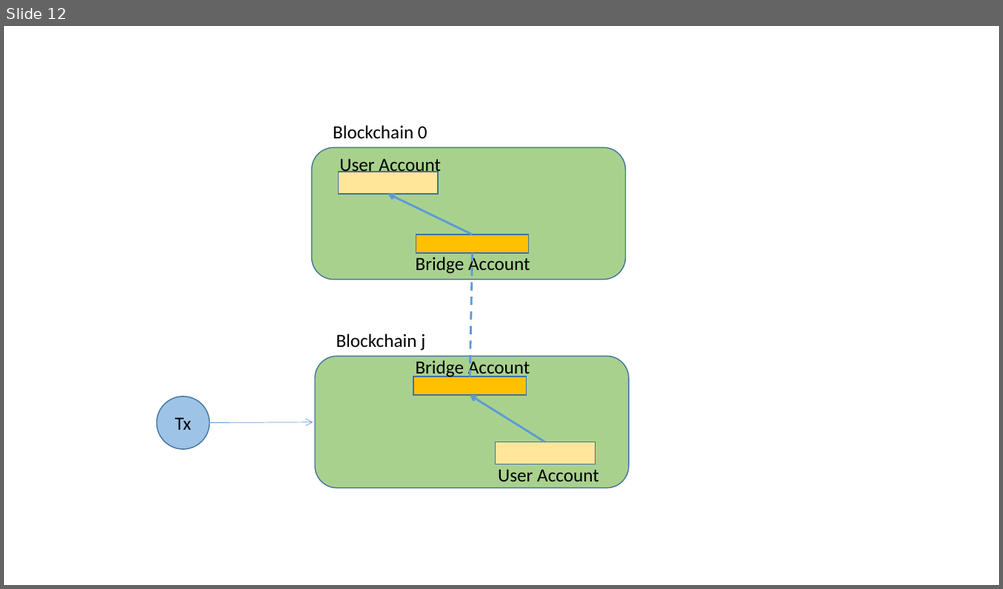
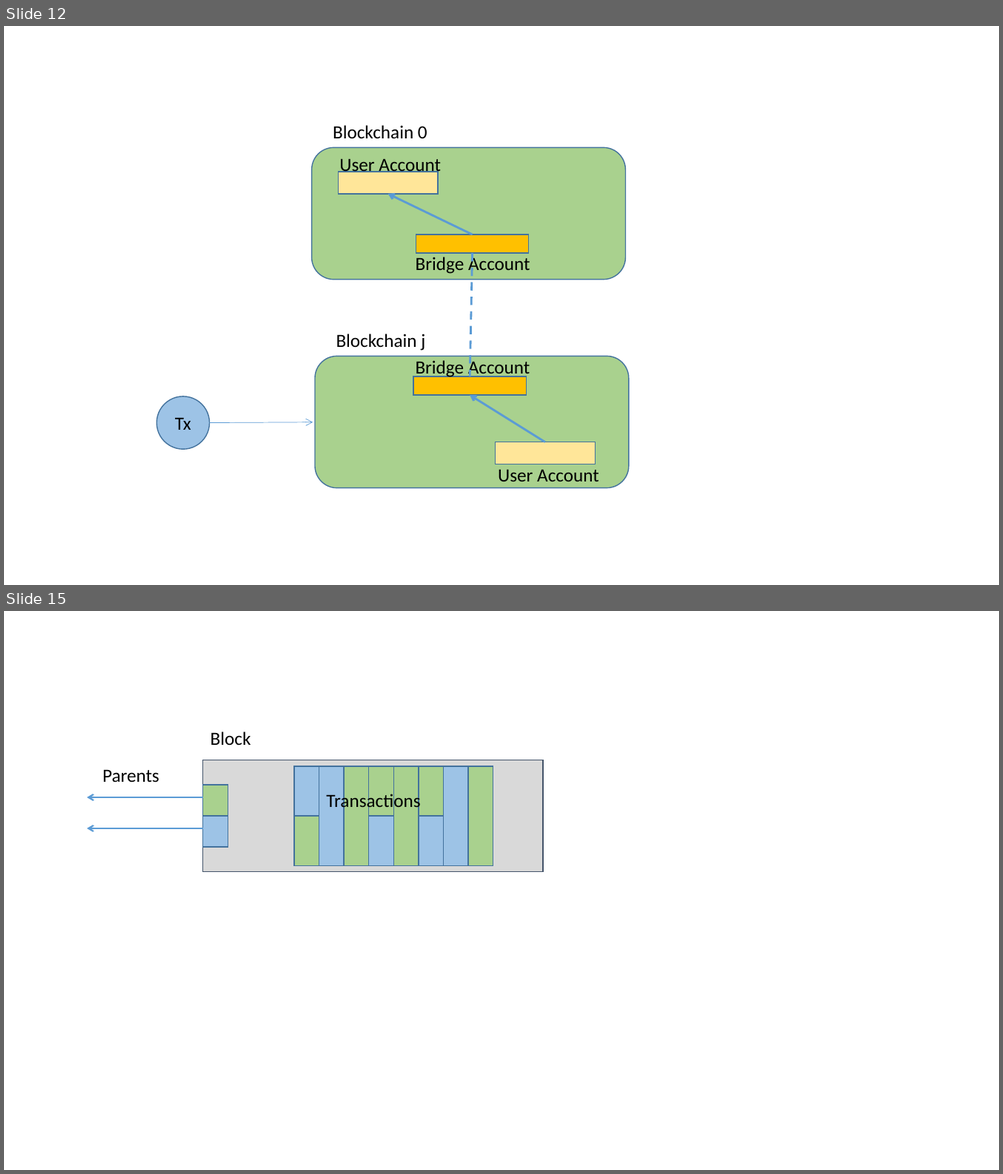
Before and after one commit to ajlopez/Talks, a slide deck: ConnBlockchains/images/BlockchainImages2.pptx. Shown one above the other, each under a label of ours: slide 12 before the commit, slides 12 and 15 after it; the slides between them are not shown. The pictures are 1003x589 and 1003x1174 pixels, drawn with LibreOffice and Linux fonts; fonts in the diff are those of the drawing. Boxes give left, top, right and bottom in pixels: in the first picture for what was removed or moved away, otherwise in the second. Text is boxed around its words. In the diff, an @@ line names an element or a change of style, - is before the commit and + after.

Commit message:
New connecting blockchain images

```diff
--- a/ConnBlockchains/images/BlockchainImages2.pptx
+++ b/ConnBlockchains/images/BlockchainImages2.pptx
@@ slide 15 added at (4, 611, 999, 1170), background #FFFFFF @@
@@ text added at (210, 732, 251, 745), 18 pt, text #000000 @@
+Block
@@ rectangle added at (203, 760, 543, 872), fill #D9D9D9, outline #44546A 1 pt @@
@@ text added at (102, 769, 159, 783), 18 pt, text #000000 @@
+Parents
@@ rectangle added at (203, 785, 227, 816), fill #A9D18E, outline #43739E 1 pt @@
@@ rectangle added at (294, 766, 318, 816), fill #9DC3E6, outline #43739E 1 pt @@
@@ rectangle added at (318, 766, 344, 866), fill #9DC3E6, outline #43739E 1 pt @@
@@ rectangle added at (344, 766, 369, 866), fill #A9D18E, outline #43739E 1 pt @@
@@ rectangle added at (369, 766, 393, 816), fill #A9D18E, outline #43739E 1 pt @@
@@ rectangle added at (393, 766, 418, 866), fill #A9D18E, outline #43739E 1 pt @@
@@ rectangle added at (419, 766, 444, 816), fill #A9D18E, outline #43739E 1 pt @@
@@ rectangle added at (444, 766, 468, 866), fill #9DC3E6, outline #43739E 1 pt @@
@@ rectangle added at (468, 766, 492, 866), fill #A9D18E, outline #43739E 1 pt @@
@@ arrow added from (203, 797) to (87, 797), #5B9BD5 1.5 pt @@
@@ text added at (326, 792, 420, 812), 18 pt, text #000000 @@
+Transactions
@@ arrow added from (203, 829) to (87, 829), #5B9BD5 1.5 pt @@
@@ rectangle added at (203, 816, 227, 848), fill #9DC3E6, outline #43739E 1 pt @@
@@ rectangle added at (294, 816, 318, 866), fill #A9D18E, outline #43739E 1 pt @@
@@ rectangle added at (369, 816, 393, 866), fill #9DC3E6, outline #43739E 1 pt @@
@@ rectangle added at (419, 816, 444, 866), fill #9DC3E6, outline #43739E 1 pt @@
```
Also in this commit, not shown: 3 other slides added, 4 other files.
